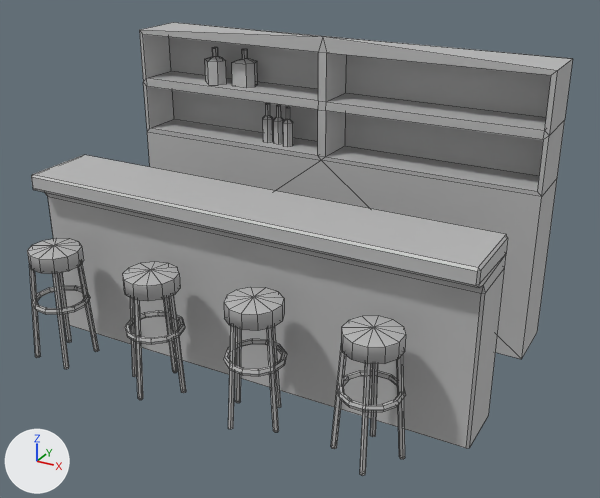
An edit to the FBX model Assets/Models/Assets_inside/bar_counter.fbx, drawn before and after from the same camera.
Before and after are seen from a camera (50 mm lens) standing at (1.0, -5.27, 2.87) and looking at (-1.33, -1.02, 0.75). Every picture has the same lights, and +X, +Y and +Z are marked at lower left. Mesh edges are drawn as thin lines. Where no turn or scale is listed for an object, it has been applied to the vertices.
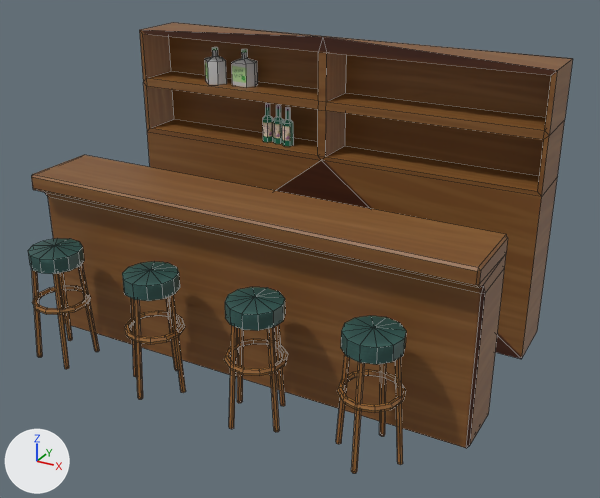
What differs and where, as boxes (x1, y1, x2, y2) in the pictures (600 x 498 px; the box of a moved part takes in the faces that stretch with it):
'polySurface11', surface changed, reshaped (grey to brown)
    before: (27, 22, 573, 476)
    after: (28, 22, 573, 473)
part 1 of me_mesh, moved or reshaped
    before: (337, 370, 405, 412)
    after: (337, 370, 406, 413)
part 2 of me_mesh, moved or reshaped
    before: (331, 347, 346, 449)
    after: (336, 354, 350, 444)
part 3 of me_mesh, moved or reshaped
    before: (164, 297, 178, 373)
    after: (379, 363, 387, 436)
part 4 of me_mesh, moved or reshaped
    before: (370, 364, 378, 437)
    after: (166, 297, 178, 371)
part 5 of me_mesh, moved or reshaped
    before: (30, 254, 506, 476)
    after: (32, 254, 506, 473)
part 6 of me_mesh, moved or reshaped
    before: (522, 120, 565, 358)
    after: (522, 120, 565, 357)
part 7 of me_mesh, moved or reshaped
    before: (274, 107, 293, 147)
    after: (273, 107, 294, 146)
part 8 of me_mesh, surface changed (grey to brown)
    both: (28, 22, 573, 448)

What changed in the scene script:
```text
Add img_bar_texture_jpg:
    img_bar_texture_jpg = load_image('bar texture.jpg', '../../Textures/UVmaps_interior/bar texture.jpg', 2362, 2362, 'sRGB')
Change mat_lambert1:
    remove mat_lambert1.base_color = (0.5, 0.5, 0.5)  # grey #bcbcbc
    add mat_lambert1.texture = img_bar_texture_jpg
Change me_mesh:
    used by ob_polysurface11; location = (0.0, 0.0, 0.0)
    verts and faces of me_mesh; kept vertices keep their numbers, new ones are numbered from 789
    before: 47 (-3.0, 0.0, 0.0), 48 (0.0, 0.0, 0.0) at pixel (537, 332), 51 (0.0, 0.0, 1.14) at pixel (557, 177)
    remove me_mesh.from_pydata(...)  # 789 vertices, 917 faces; spans x -3.0..0.0, y -1.99..0.0, z 0.0..1.97
    add me_mesh.from_pydata(...)  # 786 vertices, 916 faces; spans x -3.0..0.0, y -1.99..0.0, z 0.0..1.97
    me_mesh part 1: the loose piece of 60 vertices spanning x -0.65..-0.3, y -1.97..-1.61, z 0.38..0.42 is turned -15 degrees about the z axis through its middle
    me_mesh part 2: the loose piece of 14 vertices spanning x -0.68..-0.6, y -1.86..-1.81, z 0.0..0.67 is turned -15 degrees about the z axis through its middle, then moved by (0.0, 0.05, 0.0)
    me_mesh part 3: the loose piece of 14 vertices spanning x -1.93..-1.9, y -1.69..-1.61, z 0.0..0.68 is moved by (1.44, 0.03, 0.0)
    me_mesh part 4: the loose piece of 14 vertices spanning x -0.53..-0.49, y -1.69..-1.62, z 0.0..0.68 is turned -15 degrees about the z axis through its middle, then moved by (-1.4, 0.03, 0.0)
    me_mesh part 5
    98 vertices are removed from x -3.0..0.0, y -1.99..-1.13, z 0.0..1.05
    209 faces are deleted
    9 vertices in x -3.0..0.0, y -1.91..-1.13, z 0.0..0.67 move by (0.0, 0.0, 0.01)
    3 vertices in x -2.58..-2.56, y -1.72..-1.69, z 0.67 move by (0.0, 0.0, -0.01)
    37 vertices move from x -2.84..-0.28, y -1.97..-1.64, z 0.0..0.68 to x -2.82..-0.27, y -1.97..-1.62, z 0.0..0.68
    83 vertices are added at x -3.0..-0.31, y -1.99..-1.13, z 0.0..0.68
    12 new vertices lie (0.0, 0.0, 0.1) away from vertices in x -0.64..-0.31, y -1.96..-1.62, z 0.66
    208 new faces join them
    me_mesh part 6
    add for i in [47, 48, 51]: verts[i] += (0.0, 0.0, 0.01)
    me_mesh part 7
    4 vertices in x -1.9..-1.81, y -0.29..-0.23, z 1.17..1.44 move by (-0.01, 0.01, 0.0)
    4 vertices in x -1.94..-1.85, y -0.25..-0.23, z 1.17..1.33 move by (-0.01, -0.01, 0.0)
    4 vertices in x -1.94..-1.84, y -0.3, z 1.17..1.44 move by (0.01, 0.0, 0.0)
    4 vertices in x -1.9..-1.81, y -0.32..-0.3, z 1.17..1.33 move by (0.01, 0.01, 0.0)
    16 vertices move from x -1.96..-1.79, y -0.32..-0.25, z 1.17..1.44 to x -1.96..-1.8, y -0.33..-0.25, z 1.17..1.44
    me_mesh part 8: 616 kept faces spanning x -3.0..0.0, y -1.99..0.0, z 0.0..1.97 get new texture (UV) coordinates
```
